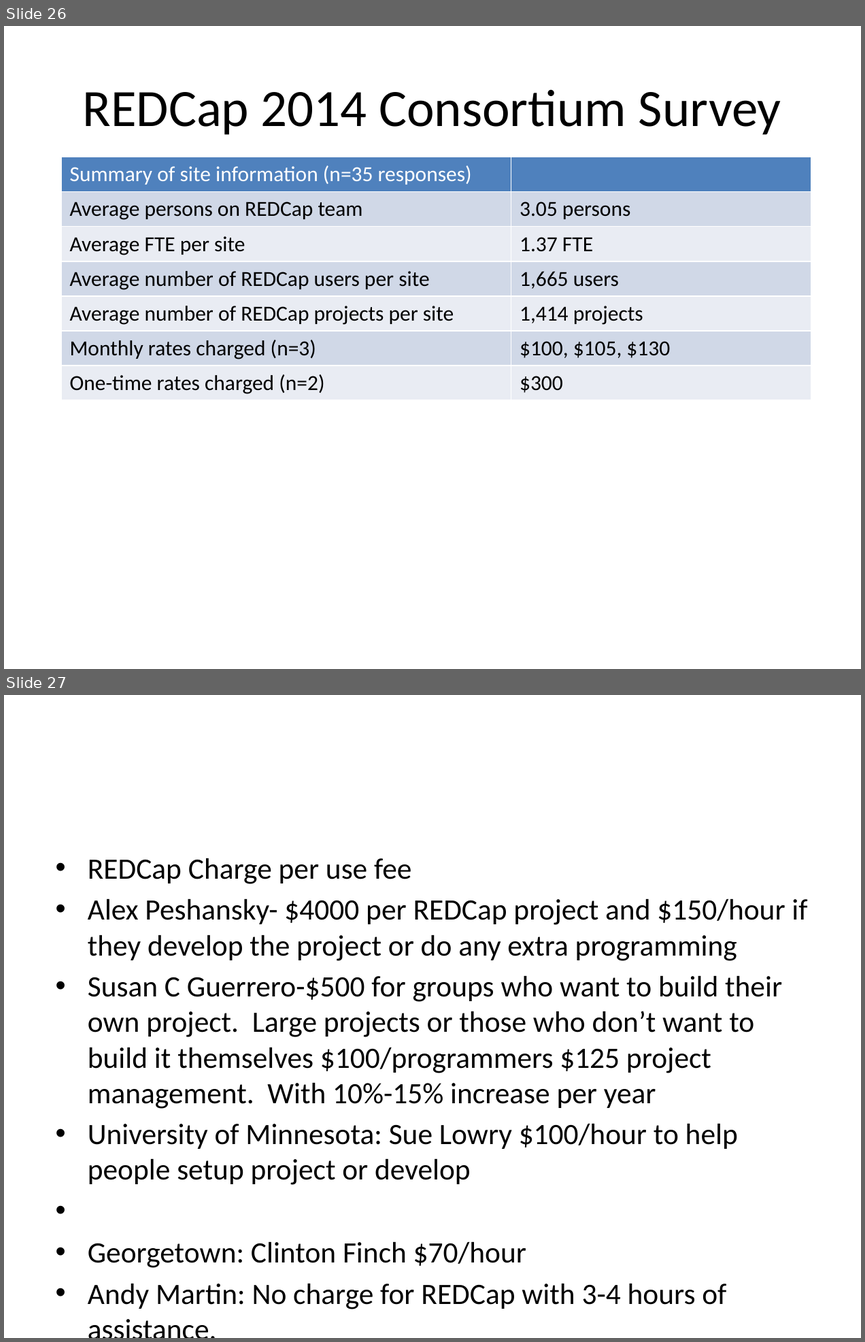
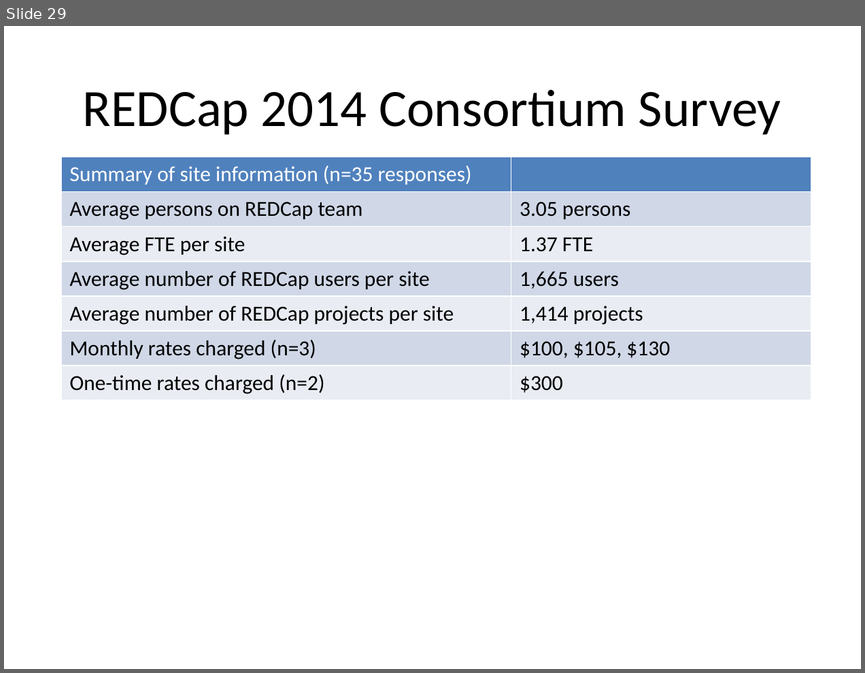
Before and after one commit to OuhscBbmc/RedcapGovernanceDocs, a slide deck: agendas/2016-04-redcap-governance-meeting.pptx. Shown one above the other, each under a label of ours: slides 26 and 27 before the commit, slide 29 after it. The pictures are 865x1342 and 865x673 pixels, drawn with LibreOffice and Linux fonts; fonts in the diff are those of the drawing. Boxes give left, top, right and bottom in pixels: in the first picture for what was removed or moved away, otherwise in the second. Text is boxed around its words. In the diff, an @@ line names an element or a change of style, - is before the commit and + after.

```diff
--- a/agendas/2016-04-redcap-governance-meeting.pptx
+++ b/agendas/2016-04-redcap-governance-meeting.pptx
@@ slide 27 removed at <box>4,695,861,1338</box>, background #FFFFFF @@
@@ text removed at <box>88,858,807,1309</box> @@
-• REDCap Charge per use fee
-• Alex Peshansky- $4000 per REDCap project and $150/hour if they develop the project or do any extra programming
-• Susan C Guerrero-$500 for groups who want to build their own project. Large projects or those who don’t want to build it themselves $100/programmers $125 project management. With 10%-15% increase per year
-• University of Minnesota: Sue Lowry $100/hour to help people setup project or develop
-• Georgetown: Clinton Finch $70/hour
-• Andy Martin: No charge for REDCap with 3-4 hours of assistance.
@@ what was slide 26 is now slide 29 @@
```
Also in this commit, not shown: 8 slides changed, 9 slides added, 8 other slides removed, 1 other file.
